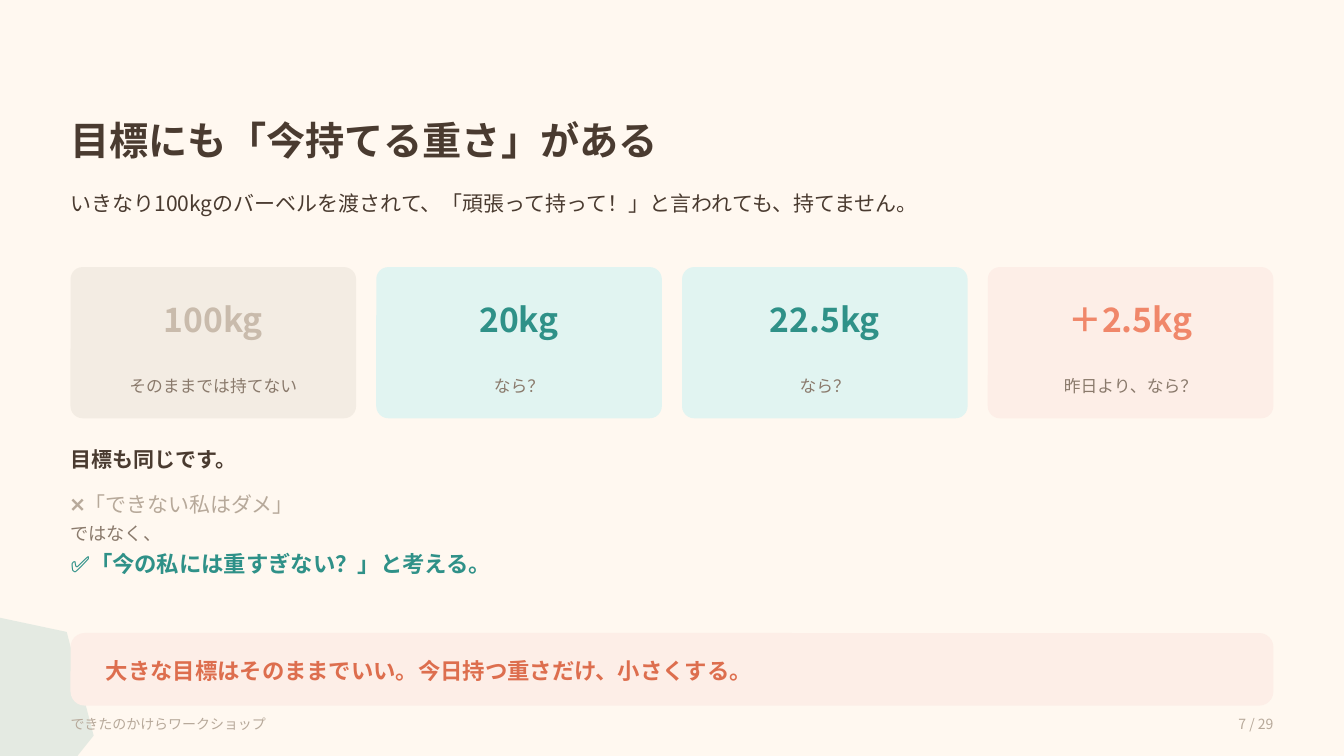
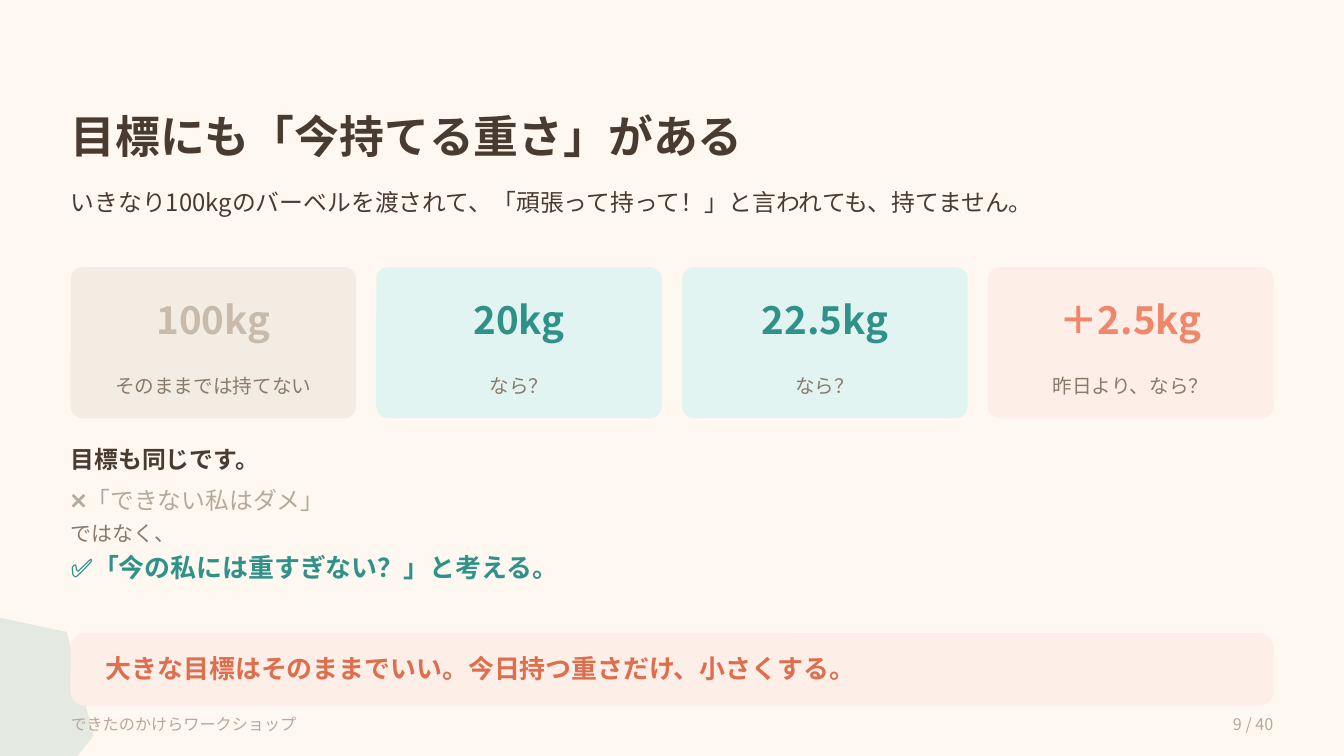
Before and after one commit to shiori0823/dekitanokakera-LM, a slide deck: slide 9 of workshop/dist/dekitanokakera-workshop.pptx (slide 7 before the commit). Drawn at 1344x756 pixels with LibreOffice and Linux fonts; fonts in the diff are those of the drawing. Boxes give left, top, right and bottom in pixels: in the first picture for what was removed or moved away, otherwise in the second. Text is boxed around its words. In the diff, an @@ line names an element or a change of style, - is before the commit and + after.

```diff
--- a/workshop/dist/dekitanokakera-workshop.pptx
+++ b/workshop/dist/dekitanokakera-workshop.pptx
@@ text "目標にも「今持てる重さ」がある" at (71, 114, 743, 157): size 28 to 32 pt @@
@@ text "いきなり100kgのバーベルを渡されて、「頑張って持って！」と言われても、持てません。" at (71, 191, 1033, 217): size 15 to 17 pt @@
@@ size 24 to 27.5 pt in 4 elements at (156, 304, 270, 343), (473, 303, 564, 344), (762, 303, 888, 344), (1060, 303, 1202, 344) @@
@@ size 12 to 14 pt in 4 elements at (115, 377, 311, 395), (490, 377, 549, 394), (795, 377, 854, 394), (1053, 377, 1209, 395) @@
@@ text "目標も同じです。" at (71, 447, 259, 470): size 15 to 17 pt @@
@@ text "❌「できない私はダメ」" at (71, 489, 558, 580): size 15 to 17 pt in "❌「できない私はダメ」"; size 13 to 15 pt in "ではなく、"; size 16 to 18.5 pt in "✅「今の私には重すぎない？」と考える。" @@
@@ text "大きな目標はそのままでいい。今日持つ重さだけ、小さくする。" at (106, 656, 855, 681): size 16 to 18.5 pt @@
@@ text "できたのかけらワークショップ" at (71, 717, 297, 731): size 10 to 11.5 pt @@
@@ text at (1233, 718, 1273, 730): text changed; size 10 to 11.5 pt @@
-7 / 29
+9 / 40
```
Also in this commit, not shown: 28 other slides changed, 11 slides added, 3 other files.
